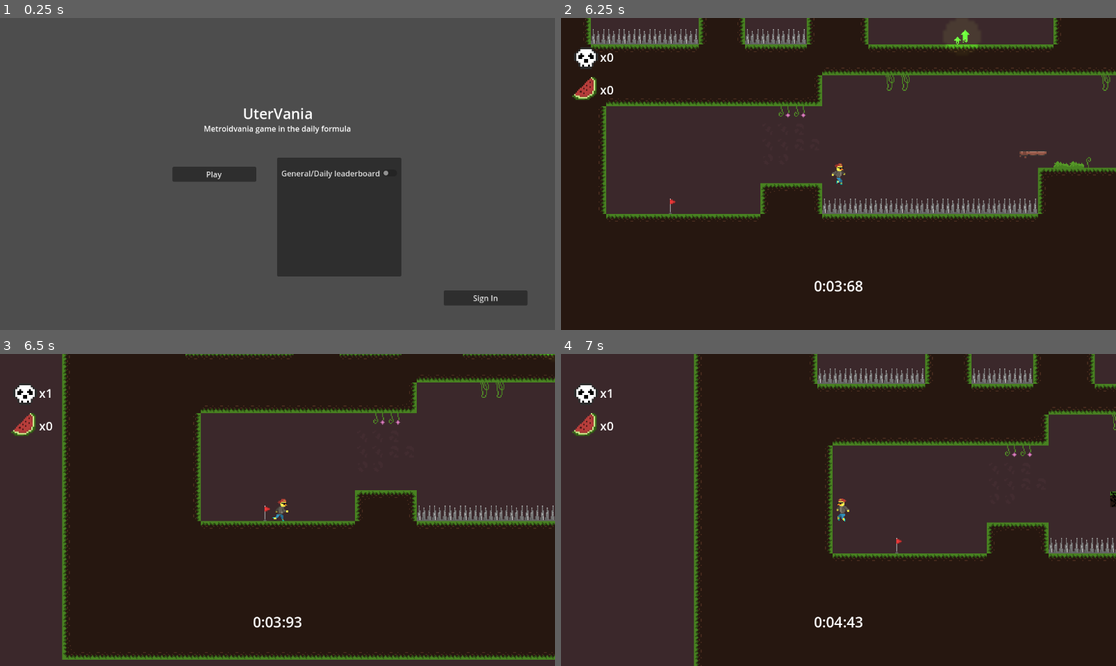
Above: before the commit, frames 1-4 (two rows, left to right).
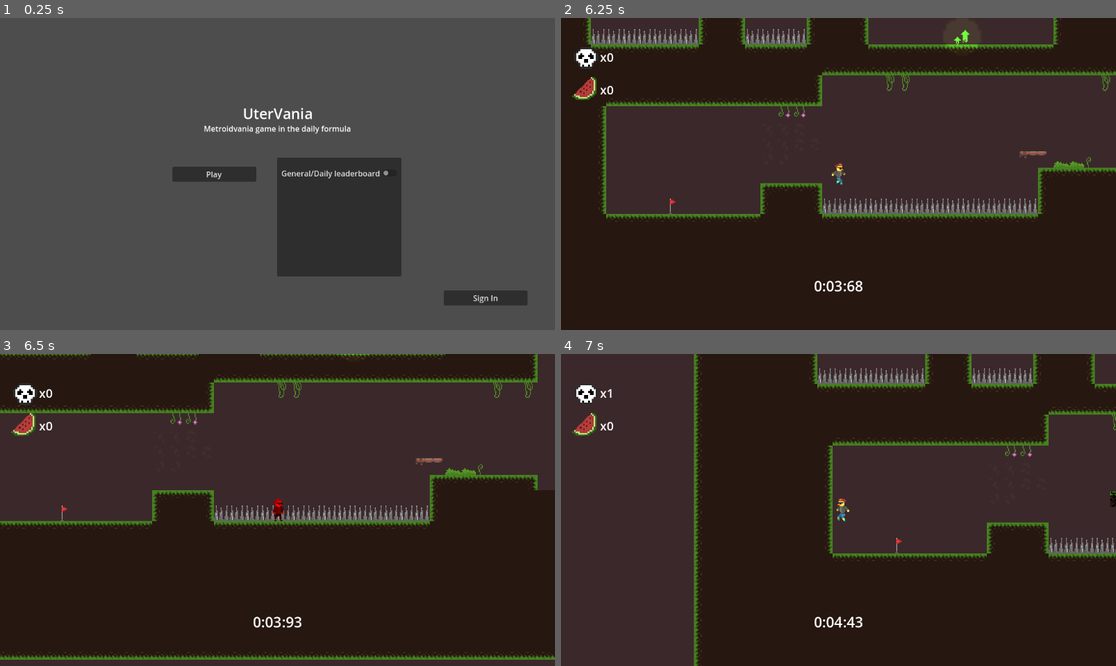
Above: after the commit, the same moments.

Repository: Wizz0/utervania
Game: Godot game, scene res://scenes/main_menu.tscn
Same seed, same stepped clock (60 frames per second), same inputs: the game is played once before the commit and once after it.
Inputs:
- Up to frame 1 (0.25 s): no input
- Up to frame 2 (6.25 s): click "Play" at 0.5 s; tap Enter at 1.25 s; hold Right (ui_right) 1.28-2.78 s; tap Shift (dash) every 0.75 s from 1.35 to 5.85 s; tap Space (jump) at 1.52, 2, 2.27, 3.77, 4.52, 5.27 s; hold Left (ui_left) 2.78-3.53 s; hold Right (ui_right) 3.53-5.03 s; hold Left (ui_left) 5.03-5.78 s; hold Right (ui_right) from 5.78 s (still down)
- Up to frame 3 (6.5 s): keep holding Right (ui_right)
- Up to frame 4 (7 s): release Right (ui_right) at 6.53 s; hold Left (ui_left) from 6.53 s (still down); tap Shift (dash) at 6.6 s; tap Space (jump) at 6.77 s

Frames 1-2 are identical in both runs. In frame 3, 28% of the frame differs, in the area x 0-100%, y 0-98%; in frame 4, nothing differs.

Commit message:
added visual signal on death

Diff:
--- a/scripts/uter.gd
+++ b/scripts/uter.gd
@@ -149,6 +149,9 @@
 func die():
 	death_count += 1
 	camera.screen_shake(5, 0.2)
+	anim.self_modulate = Color.RED
+	await get_tree().create_timer(0.1).timeout
+	anim.self_modulate = Color.WHITE
 	position = checkpoint
 	update_death_display()
 
